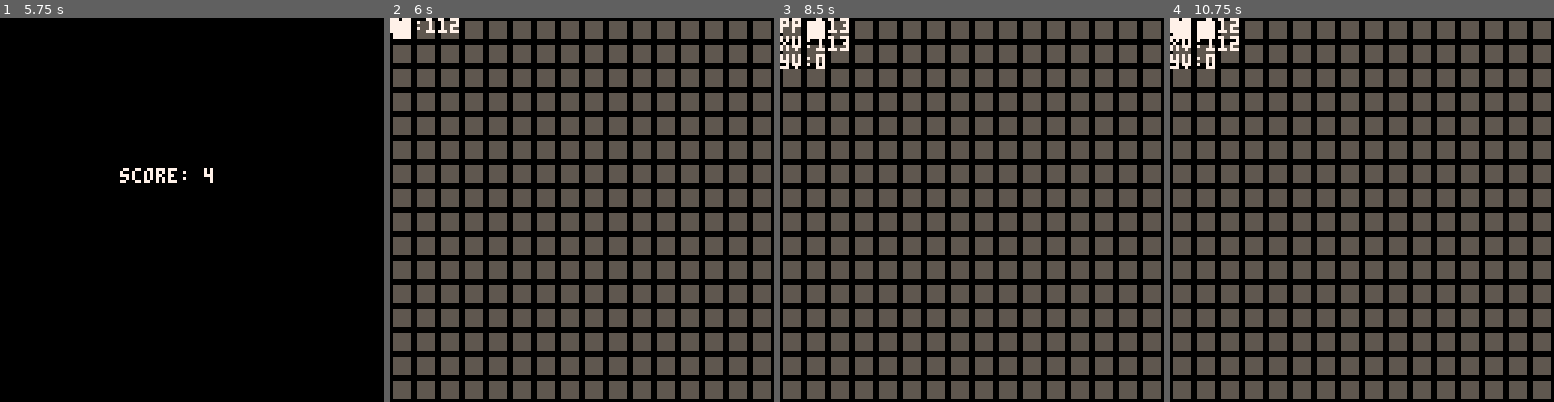
Above: before the commit, frames 1-4 (left to right).
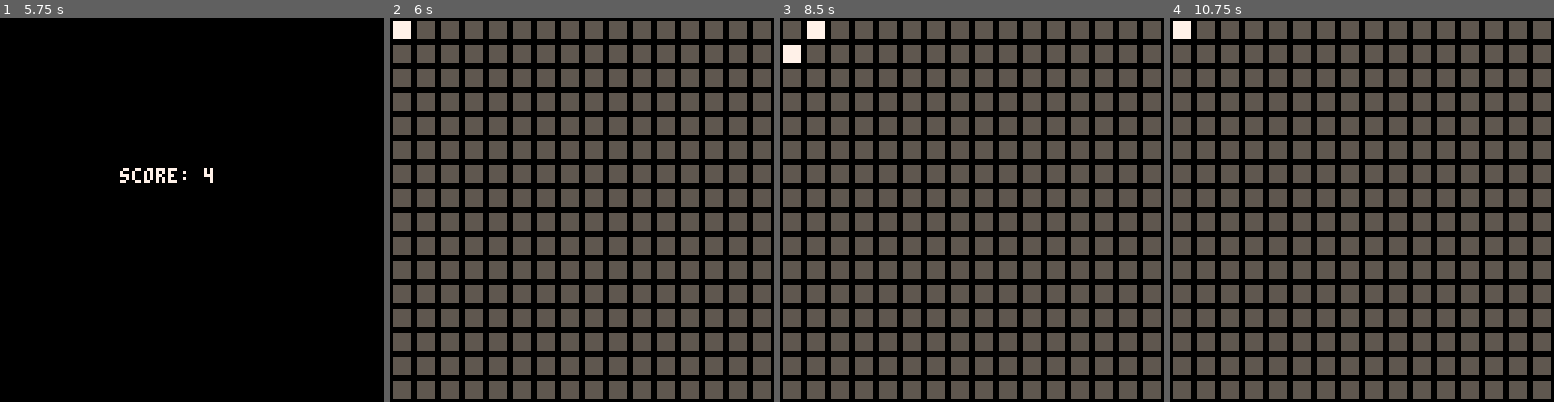
Above: after the commit, the same moments.

Repository: abemassry/dimensional-jump
Game: PICO-8 cartridge dimensional-jump.p8
Two runs of this game, one before a commit and one after it. Both use one fixed random seed, a clock stepped at 60 frames per second and the inputs below.
Inputs:
- Up to frame 1 (5.75 s): tap X (X key) at 0.33, 1.07, 1.85, 2.97, 4.08, 5.2 s; tap O (Z key) at 0.7, 1.7, 2.1, 2.5, 2.9, 3.3, 3.7, 4.1, 4.5, 4.9, 5.3, 5.7 s; hold Right 1.6-2.1 s; hold Up 2.15-2.42 s; hold Right 2.47-3.03 s; hold Left 3.08-3.58 s; hold Down 3.63-3.97 s; hold Right 4.02-4.68 s; hold Up 4.73-5.03 s; hold Left 5.08-5.68 s; hold Down from 5.73 s (still down)
- Up to frame 2 (6 s): keep holding Down
- Up to frame 3 (8.5 s): release Down at 6.03 s; hold Right 6.08-6.58 s; tap O (Z key) every 0.4 s from 6.1 to 8.1 s; tap X (X key) at 6.32, 7.43 s; hold Right 6.63-7.13 s; hold Up 7.18-7.45 s; hold Right 7.5-8.07 s; hold Left from 8.12 s (still down)
- Up to frame 4 (10.75 s): tap O (Z key) every 0.4 s from 8.5 to 10.5 s; tap X (X key) at 8.55, 9.67 s; release Left at 8.62 s; hold Down 8.67-9 s; hold Right 9.05-9.72 s; hold Up 9.77-10.07 s; hold Left 10.12-10.72 s

Frame 1 is identical in both runs. In frame 2, 0.2% of the frame differs, in the area x 0-18%, y 0-4%; in frame 3, 0.8%; in frame 4, 0.9%, in the area x 0-18%, y 0-14%.

Commit message:
remove 2d player artifact

Diff:
--- a/dimensional-jump.p8
+++ b/dimensional-jump.p8
@@ -284,6 +284,7 @@
 						end
 					else
 						self.player_posx-=1
+						sfx(62)
 						return
 					end
 				elseif (handle_button_release(1)) then
@@ -301,6 +302,7 @@
 						end
 					else
 						self.player_posx+=1
+						sfx(62)
 						return
 					end
 				elseif (handle_button_release(2)) then
@@ -318,6 +320,7 @@
 						end
 					else
 						self.player_posy-=1
+						sfx(62)
 						return
 					end
 				elseif (handle_button_release(3)) then
@@ -335,6 +338,7 @@
 						end
 					else
 						self.player_posy+=1
+						sfx(62)
 						return
 					end
 				end
@@ -369,11 +373,7 @@
 			-- draw items in here
 			map(112, 0, 0, 0, 128, 128)
 			mset(self.player_posx, self.player_posy, 254)
-			print('pp:'..self.player_posx, 0, 0, 7)
-
-			if (self.player_posy_prev and self.player_posy_prev) then
-				print('xv:'..self.player_posx, 0, 6, 7)
-				print('yv:'..self.player_posy, 0, 12, 7)
+			function dash_unset()
 				mset(self.player_posx_prev+1, self.player_posy_prev, 255)
 				mset(self.player_posx_prev-1, self.player_posy_prev, 255)
 				mset(self.player_posx_prev, self.player_posy_prev+1, 255)
@@ -384,19 +384,28 @@
 				mset(self.player_posx_prev-2, self.player_posy_prev+2, 255)
 			end
 
+
+			if (self.player_posx and self.player_posy) then
+				mset(self.player_posx+1, self.player_posy, 255)
+				mset(self.player_posx-1, self.player_posy, 255)
+				mset(self.player_posx, self.player_posy+1, 255)
+				mset(self.player_posx, self.player_posy-1, 255)
+				mset(self.player_posx-2, self.player_posy-2, 255)
+				mset(self.player_posx+2, self.player_posy+2, 255)
+				mset(self.player_posx+2, self.player_posy-2, 255)
+				mset(self.player_posx-2, self.player_posy+2, 255)
+				mset(self.player_posx, self.player_posy-2, 255)
+				mset(self.player_posx, self.player_posy+2, 255)
+				mset(self.player_posx+2, self.player_posy, 255)
+				mset(self.player_posx-2, self.player_posy, 255)
+			end
+
 			if (self.player_posx >= 112 and self.player_posx <= 127 and self.player_posy >= 0 and self.player_posy <= 15) then
 				mset(self.player_posx, self.player_posy, 254)
 
 				if (self.dashed) then
 					if (self.dashed_prev) then
-						mset(self.player_posx_prev+1, self.player_posy_prev, 255)
-						mset(self.player_posx_prev-1, self.player_posy_prev, 255)
-						mset(self.player_posx_prev, self.player_posy_prev+1, 255)
-						mset(self.player_posx_prev, self.player_posy_prev-1, 255)
-						mset(self.player_posx_prev-2, self.player_posy_prev-2, 255)
-						mset(self.player_posx_prev+2, self.player_posy_prev+2, 255)
-						mset(self.player_posx_prev+2, self.player_posy_prev-2, 255)
-						mset(self.player_posx_prev-2, self.player_posy_prev+2, 255)
+						dash_unset()
 					end
 					if (self.dash_dir == '+h') mset(self.player_posx_prev+1, self.player_posy_prev, 251)
 					if (self.dash_dir == '-h') mset(self.player_posx_prev-1, self.player_posy_prev, 251)
@@ -407,14 +416,7 @@
 				else
 					mset(self.player_posx_prev, self.player_posy_prev, 255)
 					if (self.dashed_prev) then
-						mset(self.player_posx_prev+1, self.player_posy_prev, 255)
-						mset(self.player_posx_prev-1, self.player_posy_prev, 255)
-						mset(self.player_posx_prev, self.player_posy_prev+1, 255)
-						mset(self.player_posx_prev, self.player_posy_prev-1, 255)
-						mset(self.player_posx_prev-2, self.player_posy_prev-2, 255)
-						mset(self.player_posx_prev+2, self.player_posy_prev+2, 255)
-						mset(self.player_posx_prev+2, self.player_posy_prev-2, 255)
-						mset(self.player_posx_prev-2, self.player_posy_prev+2, 255)
+						dash_unset()
 						self.dashed_prev = false
 					end
 				end
